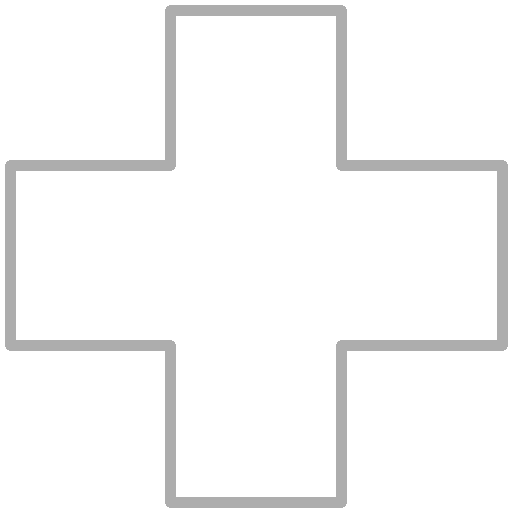
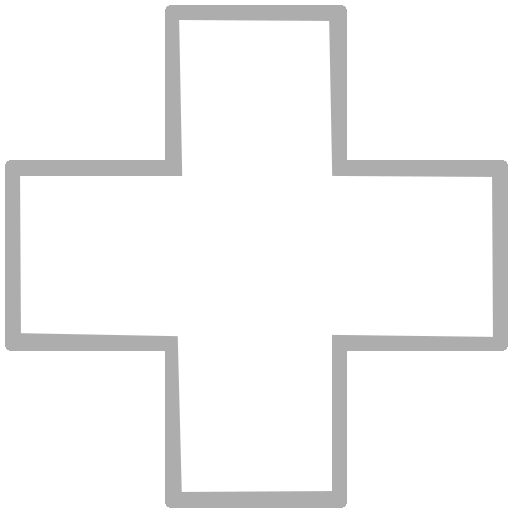
Two versions of the same layered image (512 × 512). Layer-by-layer changes:
painted on "Layer #2" over [16, 16, 497, 497]
